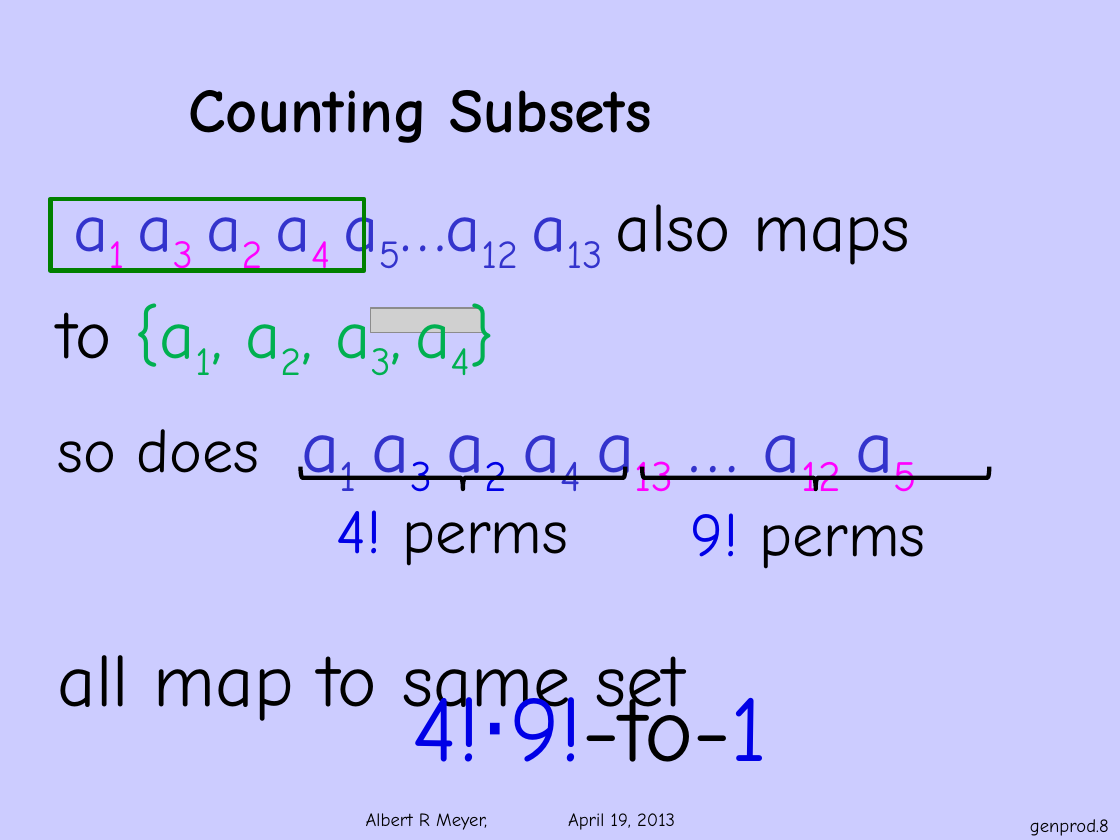
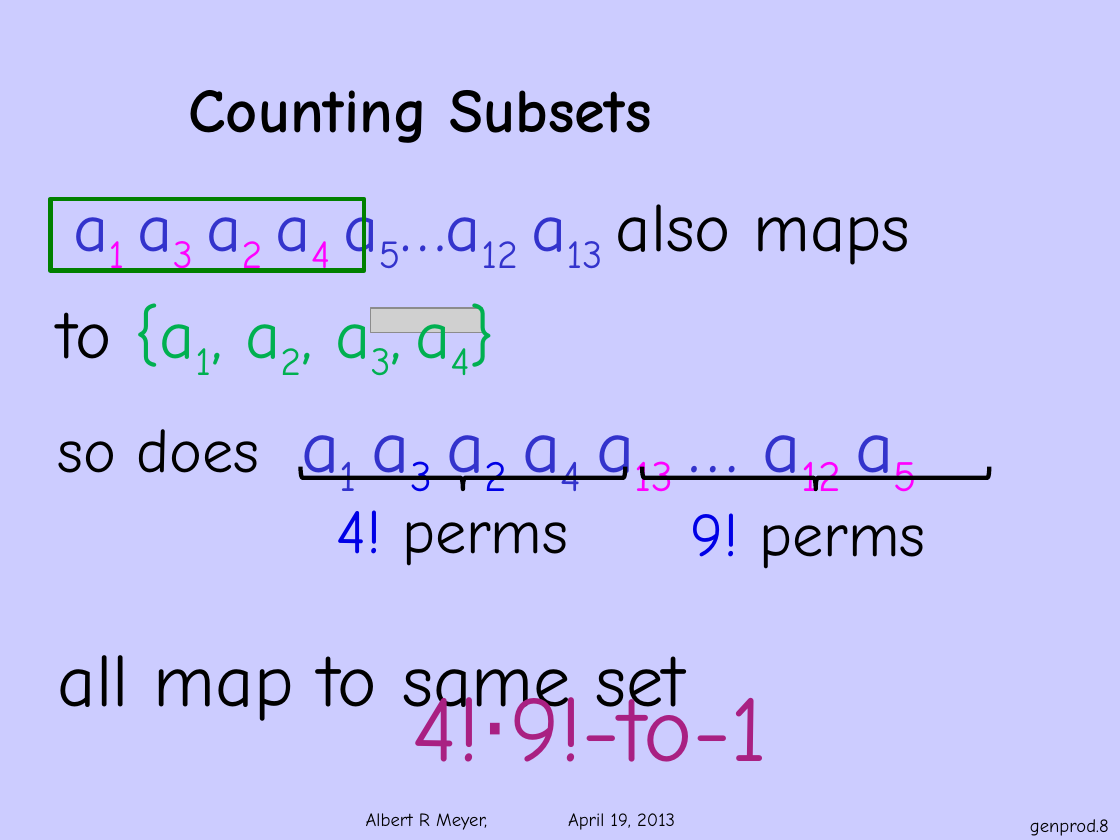
Before and after one commit to armeyer/mcs_web, a slide deck: slide 8 of spring13/slides13/genprod.pptx. Drawn at 1120x840 pixels with LibreOffice and Linux fonts; fonts in the diff are those of the drawing; grey boxes stand for pictures; background and template pictures are left out. Boxes give left, top, right and bottom in pixels: in the first picture for what was removed or moved away, otherwise in the second. Text is boxed around its words. In the diff, an @@ line names an element or a change of style, - is before the commit and + after.

Commit message:
split off count-2pair.pptx from genprod.pptx

```diff
--- a/spring13/slides13/genprod.pptx
+++ b/spring13/slides13/genprod.pptx
@@ text "4!⋅9!-to-1" at (412,680,768,762): text colour #0000E6 to #A92082, text colour #000000 to #A92082 in "4!⋅9!-to-1" @@
```
Also in this commit, not shown: 5 other slides changed, 14 slides removed, 1 other file.
